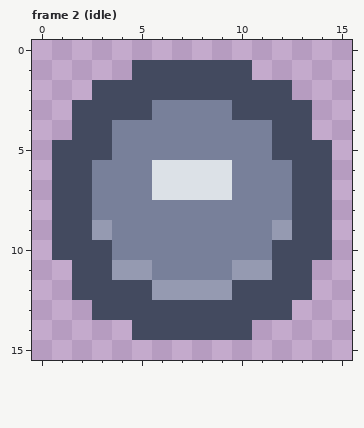
File history of a pixel-art file, projects/controller/assets/btn_select.ase. That is the earlier state.
16x16 pixels, 2 frames. Shown: frame 2 (idle).
Once edited:
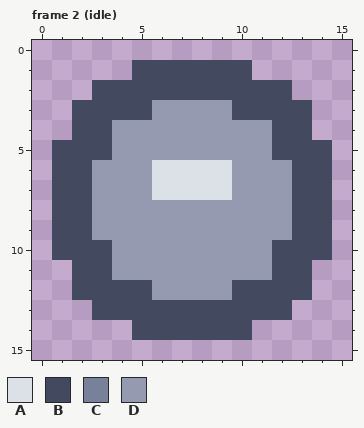
Palette (. is transparent): A #dce1e7  B #434a5f  C #78809a  D #959ab1
The edit:
Frame 2 (idle):
Colour C becomes colour D in row 3 at x 6 to 9; in rows 4 to 5 at x 4 to 11; in rows 6 to 7 at x 3 to 5 and 10 to 12; in row 8 at x 3 to 12; in rows 9 to 10 at x 4 to 11; in row 11 at x 6 to 9.
Where, in picture pixels (left, top, right, bottom), the same in both pictures:
changed: (92, 100, 292, 280)
